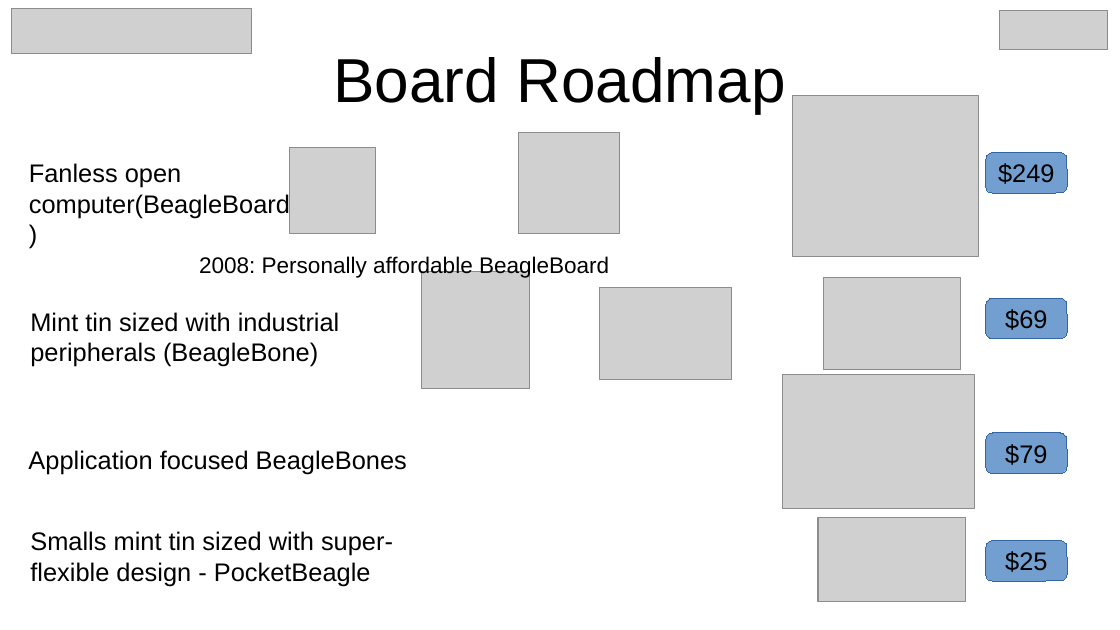
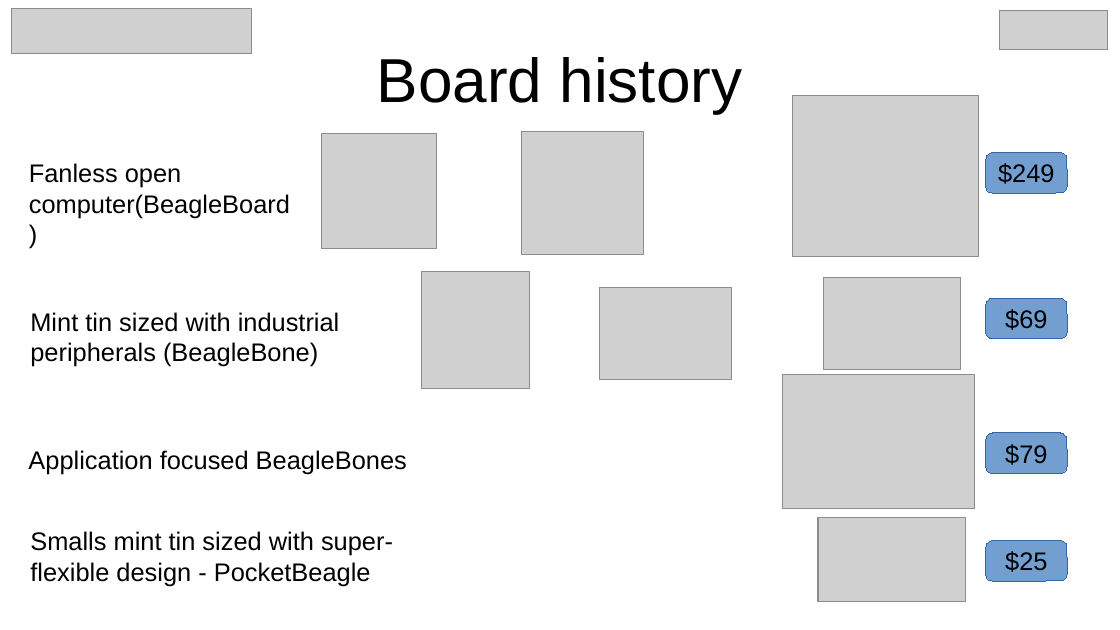
Before and after one commit to e-ale/Slides, a slide deck: slide 15 of pocketbeagle.odp (slide 8 before the commit). Drawn at 1120x630 pixels with LibreOffice and Linux fonts; fonts in the diff are those of the drawing; grey boxes stand for pictures; background and template pictures are left out. Boxes give left, top, right and bottom in pixels: in the first picture for what was removed or moved away, otherwise in the second. Text is boxed around its words. In the diff, an @@ line names an element or a change of style, - is before the commit and + after.

```diff
--- a/pocketbeagle.odp
+++ b/pocketbeagle.odp
@@ title at <box>377,57,743,113</box>: text changed @@
-Board Roadmap
+Board history
@@ picture: place and size @@
-picture at <box>290,147,376,234</box>
+picture at <box>321,134,436,249</box>
@@ picture: place and size @@
-picture at <box>518,132,619,234</box>
+picture at <box>521,131,643,254</box>
@@ text removed at <box>199,256,609,278</box> @@
-2008: Personally affordable BeagleBoard
```
Also in this commit, not shown: 6 other slides changed, 25 slides added.
